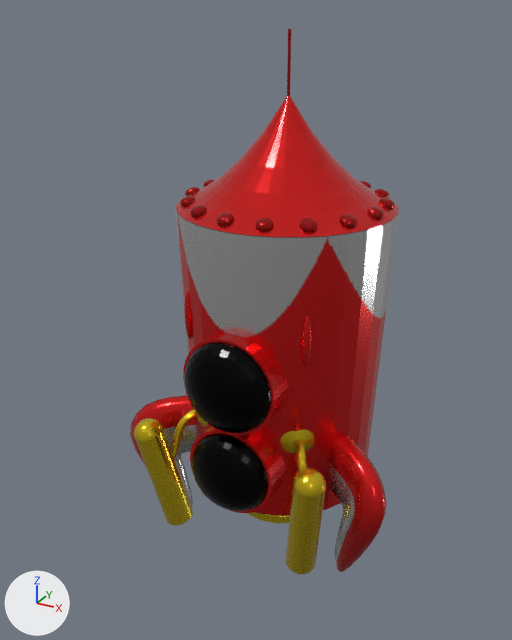
What one commit did to the glTF model Project/Resources/Models/Rocket/Rocket.gltf.
One viewpoint serves both versions: a camera (50 mm lens) standing at (2.58, -5.23, 4.56) and looking at (-0.26, -0.06, 1.98). Every picture has the same lights, and +X, +Y and +Z are marked at lower left. The picture after the commit comes second. Vertices at exactly the same position are counted once.

The first picture shows 'Main'.
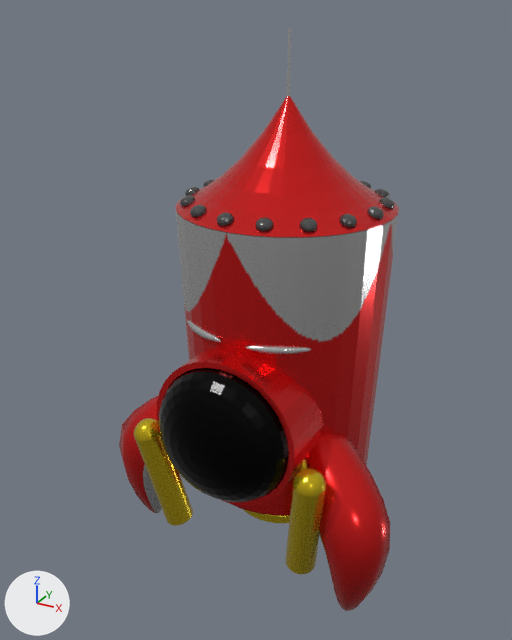
Diff of the bpy script that builds the scene:
```diff
--- a/Project/Resources/Models/Rocket/Rocket.gltf.py
+++ b/Project/Resources/Models/Rocket/Rocket.gltf.py
@@ me_sphere @@
 # used by ob_main; location = (0.0, 0.0, 1.69)
-me_sphere.from_pydata(...)  # 4370 vertices, 8552 faces; spans x -1.27..1.26, y -1.21..1.46, z -1.81..2.73
+me_sphere.from_pydata(...)  # 3964 vertices, 7744 faces; spans x -1.49..1.35, y -1.41..1.61, z -1.91..2.73
+# me_sphere part 1: the loose piece of 128 vertices spanning x -0.42..0.42, y -1.01..-0.52, z -0.3..0.54 is scaled about its middle by 1.54, then moved by (0.0, 0.04, -0.39)
+# me_sphere part 2: the loose piece of 104 vertices spanning x -1.27..-0.61, y -0.77..-0.33, z -1.81..-0.41 is rebuilt with 97 vertices and now spans x -1.49..-0.49, y -0.8..0.02, z -1.91..-0.35
+# me_sphere part 3: the loose piece of 104 vertices spanning x 0.64..1.26, y -0.77..-0.27, z -1.81..-0.41 is rebuilt with 97 vertices and now spans x 0.36..1.35, y -1.07..-0.19, z -1.91..-0.35
+# me_sphere part 4: the loose piece of 257 vertices spanning x -0.36..0.36, y -1.19..-0.98, z -1.06..-0.33 is deleted
+# me_sphere part 5: the loose piece of 128 vertices spanning x -0.4..0.4, y -0.99..-0.54, z -1.09..-0.3 is deleted
+# me_sphere part 6: 5 vertices moved within x -0.51..0.51, y -1.2..-0.71, z 0.27..0.48; 1212 vertices removed from x -0.58..0.58, y -1.21..-0.67, z -0.28..0.75; 1212 vertices added at x -0.59..0.59, y -1.41..-0.68, z -0.87..0.49
+# me_sphere part 7: 2108 kept faces spanning x -0.92..0.92, y -0.92..0.92, z -1.19..2.73 get new texture (UV) coordinates
+# other edits to the shape of me_sphere do not show in these pictures
 me_sphere.materials.append(mat_metaric)
```

Pixel boxes [x1, y1, x2, y2] of what changed, in the pictures (512 x 640 px; the box of a moved part takes in the faces that stretch with it):
'Main', reshaped (7% taller): before [130, 29, 399, 574]; after [119, 29, 399, 611]
part 1 of me_sphere, moved or reshaped: before [183, 333, 288, 435]; after [156, 350, 323, 506]
part 2 of me_sphere, rebuilt: before [130, 396, 196, 507]; after [119, 396, 162, 513]
part 3 of me_sphere, rebuilt (69% wider, 29% taller): before [329, 434, 386, 572]; after [293, 433, 390, 611]
part 4 of me_sphere, deleted: before [192, 434, 268, 512]
part 5 of me_sphere, deleted (red): before [190, 426, 286, 513]
part 6 of me_sphere, moved or reshaped: before [184, 291, 312, 433]; after [159, 320, 311, 502]
part 7 of me_sphere, surface changed: [176, 29, 395, 516] in both
